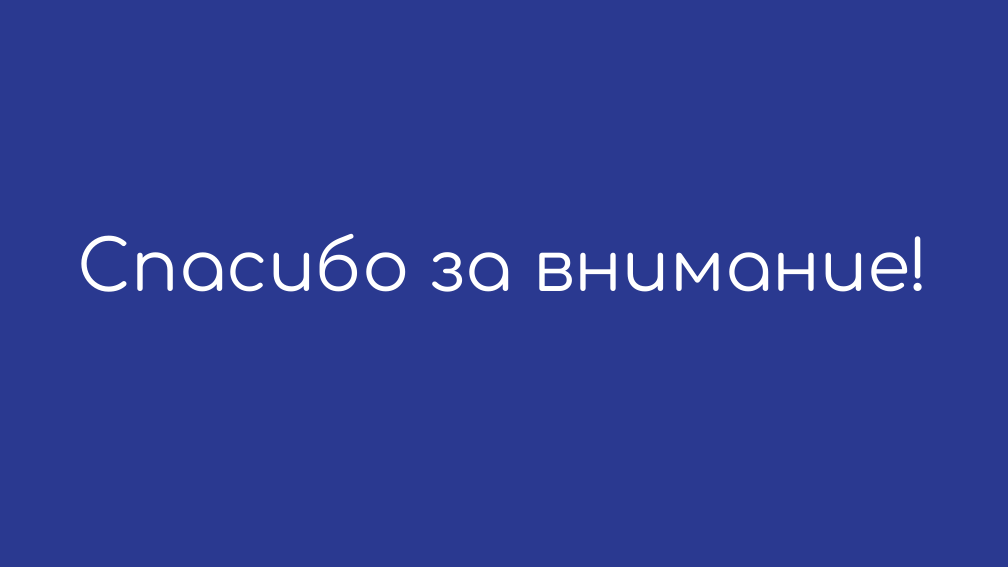
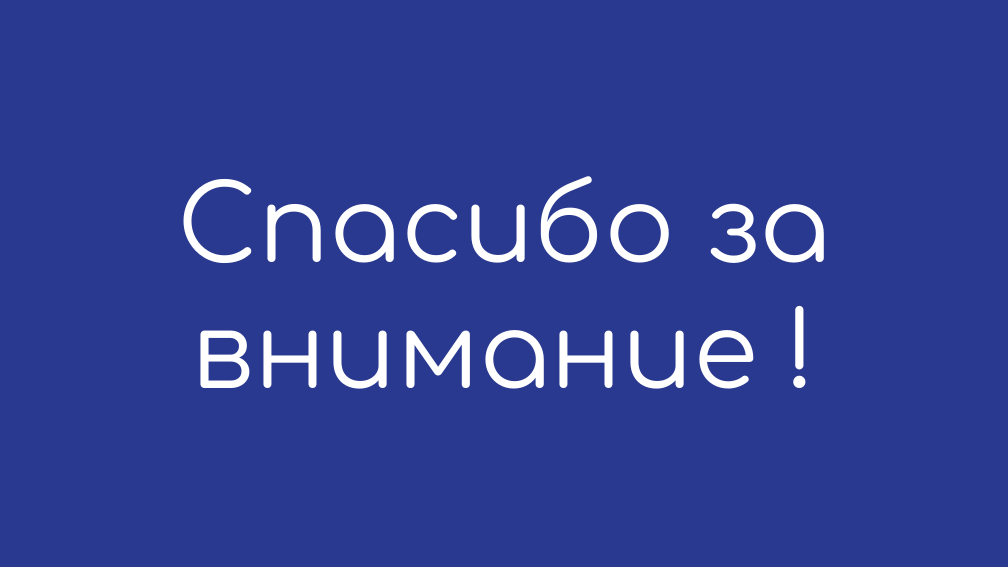
Before and after one commit to MMeadow9/Shop, a slide deck: slide 12 of documentation/Онлайн Магазин.pptx (slide 11 before the commit). Drawn at 1008x567 pixels with LibreOffice and Linux fonts; fonts in the diff are those of the drawing. Boxes give left, top, right and bottom in pixels: in the first picture for what was removed or moved away, otherwise in the second. Text is boxed around its words. In the diff, an @@ line names an element or a change of style, - is before the commit and + after.

```diff
--- a/documentation/Онлайн Магазин.pptx
+++ b/documentation/Онлайн Магазин.pptx
@@ text at [178, 176, 830, 389]: text changed; size 50 to 75 pt @@
-Спасибо за внимание!
+Спасибо за внимание !
```
Also in this commit, not shown: 8 other slides changed, 3 slides added, 1 slide removed, 1 other file.
